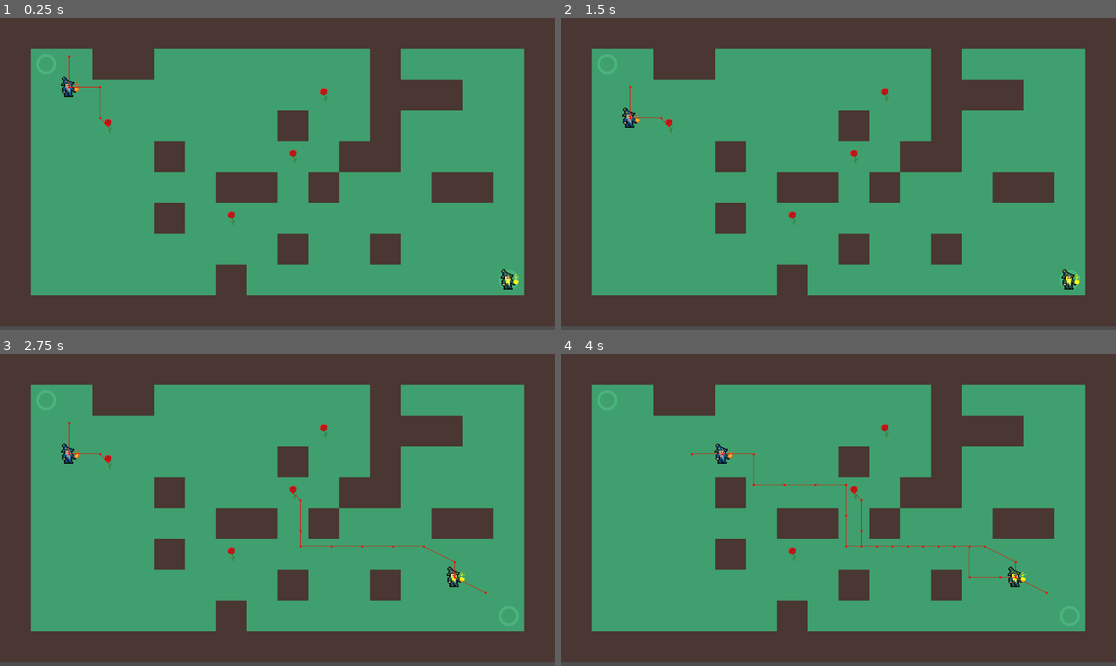
Above: before the commit, frames 1-4 (two rows, left to right).
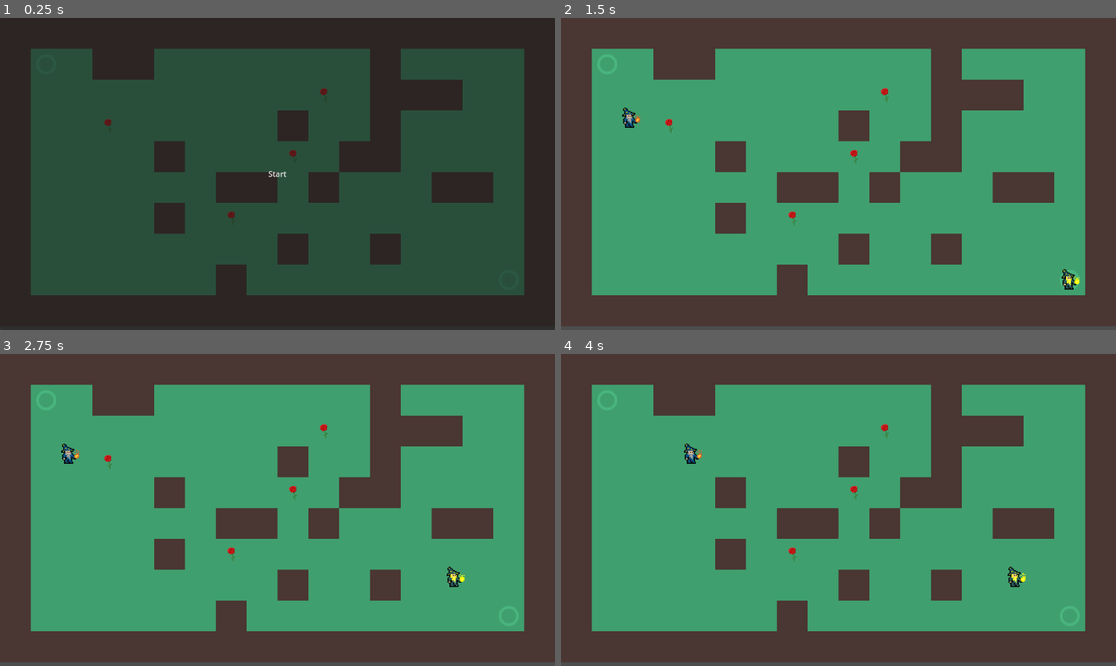
Above: after the commit, the same moments.

Repository: Crhonopost/poa-wizard
Game: Godot game, scene res://Level/level.tscn
Same seed, same stepped clock (60 frames per second), same inputs: the game is played once before the commit and once after it.
Inputs (mouse positions are in pixels of both pictures, inside the frame that each line leads up to):
- Up to frame 1 (0.25 s): no input
- Up to frame 2 (1.5 s): click (838, 174) at 0.5 s, where only the run after the commit has a clickable "Start"; move the mouse to (960, 158) at 1.27 s
- Up to frame 3 (2.75 s): move the mouse to (166, 525) at 2.02 s
- Up to frame 4 (4 s): tap Enter at 2.75 s; move the mouse to (894, 441) at 2.77 s; move the mouse to (810, 572) at 3.52 s

The runs differ from the first frame. In frame 1, 100% of the frame differs, in the area x 0-100%, y 0-100%; in frame 2, less than 0.1%; in frame 3, 0.2%; in frame 4, 0.6%.

Commit message:
added start button

Diff:
--- a/godot-wizard/Level/level.gd
+++ b/godot-wizard/Level/level.gd
@@ -28,7 +28,6 @@
 
 func _ready() -> void:
 	wizard = load("res://wizard/wizard.tscn")
-	startGame()
 
 func startGame():
 	var spawnPositions = $TerrainGenerator.get_spawn_positions()
@@ -56,3 +55,7 @@
 		wizard.queue_free()
 	wizardsInGame.clear()
 	startGame()
+
+
+func _on_start_pressed() -> void:
+	startGame()
--- a/godot-wizard/Level/level.tscn
+++ b/godot-wizard/Level/level.tscn
@@ -23,16 +23,17 @@
 size_flags_vertical = 4
 
 [node name="FinishedGame" type="VBoxContainer" parent="UI"]
+visible = false
 layout_mode = 1
 anchors_preset = 8
 anchor_left = 0.5
 anchor_top = 0.5
 anchor_right = 0.5
 anchor_bottom = 0.5
-offset_left = -57.0
-offset_top = -17.5
-offset_right = 57.0
-offset_bottom = 17.5
+offset_left = -116.0
+offset_top = -40.0
+offset_right = 116.0
+offset_bottom = 40.0
 grow_horizontal = 2
 grow_vertical = 2
 
@@ -59,6 +60,17 @@
 size_flags_horizontal = 4
 text = "Restart ?"
 
+[node name="Start" type="Button" parent="UI"]
+layout_mode = 1
+anchors_preset = 15
+anchor_right = 1.0
+anchor_bottom = 1.0
+grow_horizontal = 2
+grow_vertical = 2
+text = "Start"
+
 [connection signal="gameEnded" from="Level" to="UI" method="gameFinished"]
 [connection signal="gameStarted" from="Level" to="UI" method="gameStarted"]
 [connection signal="pressed" from="UI/FinishedGame/Restart" to="Level" method="_on_restart_pressed"]
+[connection signal="pressed" from="UI/Start" to="Level" method="_on_start_pressed"]
+[connection signal="pressed" from="UI/Start" to="UI" method="_on_start_pressed"]
--- a/godot-wizard/UI/ui.gd
+++ b/godot-wizard/UI/ui.gd
@@ -21,3 +21,8 @@
 
 func gameStarted():
 	visible = false
+
+
+func _on_start_pressed() -> void:
+	$FinishedGame.visible = true
+	$Start.visible = false
--- a/godot-wizard/wizard/wizard.tscn
+++ b/godot-wizard/wizard/wizard.tscn
@@ -120,7 +120,6 @@
 target_desired_distance = 5.0
 path_max_distance = 64.0
 path_postprocessing = 1
-debug_enabled = true
 debug_path_custom_color = Color(0.188235, 1, 0.188235, 1)
 
 [node name="ColectionArea" type="Area2D" parent="."]
Not shown, removed: godot-wizard/fire-ball.png.import
